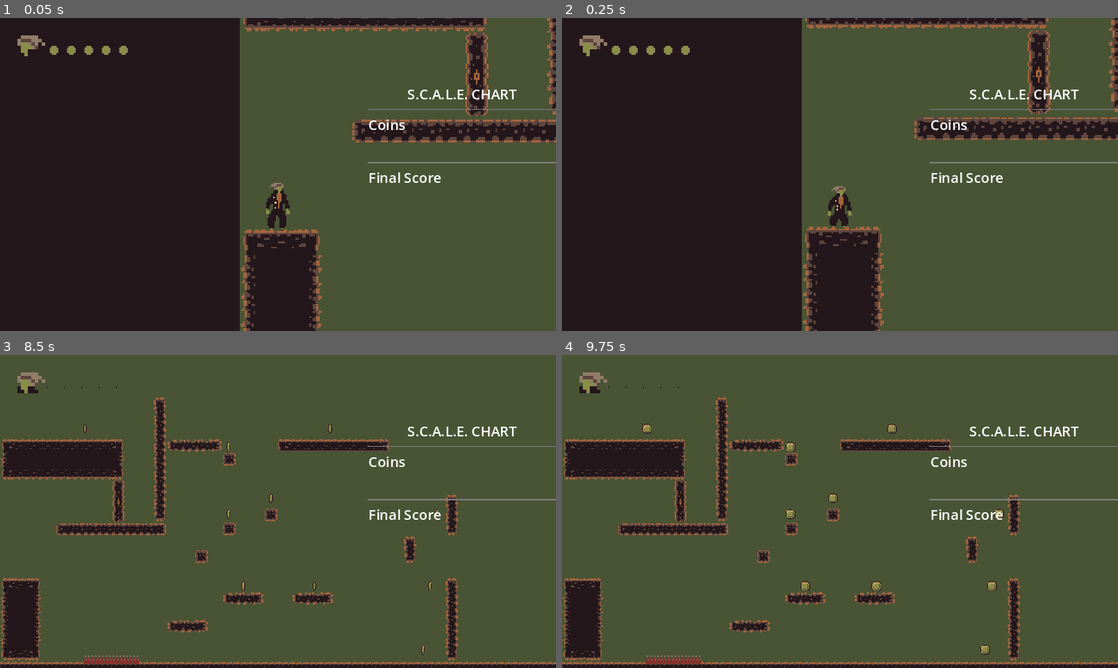
Above: before the commit, frames 1-4 (two rows, left to right).
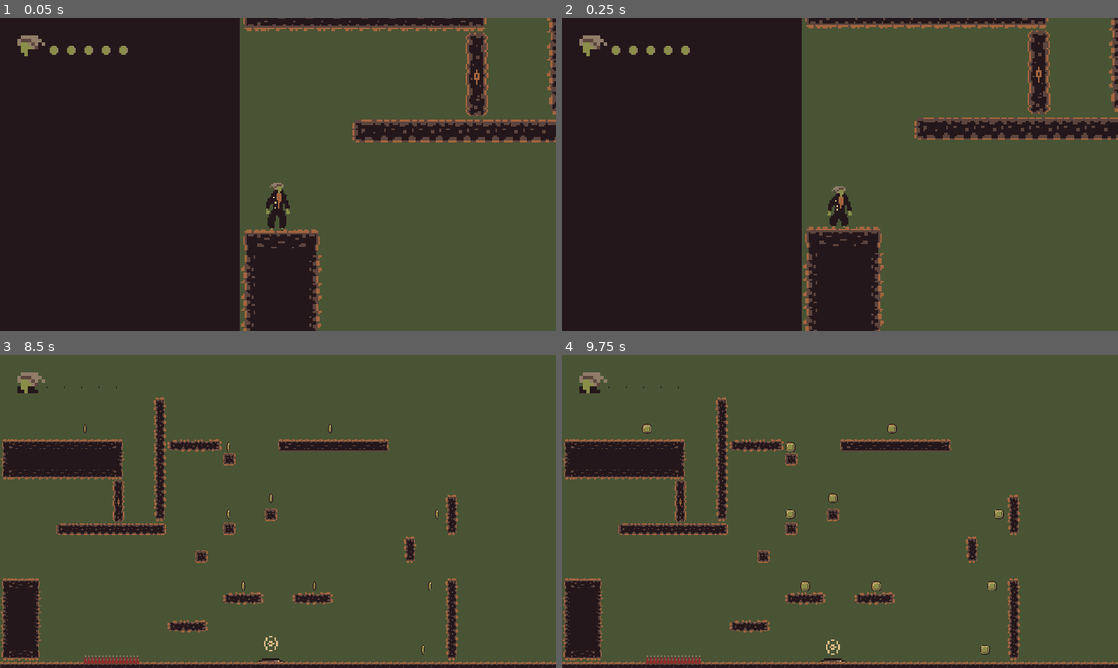
Above: after the commit, the same moments.

Repository: Dagethemage/GameOff2023
Game: Godot game, scene res://Trash/test_level.tscn
Same seed, same stepped clock (60 frames per second), same inputs: the game is played once before the commit and once after it.
Inputs:
- Up to frame 1 (0.05 s): no input
- Up to frame 2 (0.25 s): no input
- Up to frame 3 (8.5 s): tap Enter at 0.5 s; hold D (right) 0.53-2.03 s; tap Space (jump) at 0.77, 1.52, 3.02, 3.77, 4.52, 6.02, 6.77, 7.52 s; hold A (left) 2.03-2.78 s; hold D (right) 2.78-4.28 s; hold A (left) 4.28-5.03 s; hold D (right) 5.03-5.78 s; hold A (left) 5.78-7.28 s; hold D (right) from 7.28 s (still down)
- Up to frame 4 (9.75 s): tap Space (jump) at 9.02 s; release D (right) at 9.53 s; hold A (left) from 9.53 s (still down)

The runs differ from the first frame. In frame 1, 0.7% of the frame differs, in the area x 66-100%, y 22-53%; in frame 2, 0.7%; in frame 3, 0.8%, in the area x 46-100%, y 22-99%; in frame 4, 0.8%.

Commit message:
Global Singleton Changes

Diff:
--- a/GUI/ScoreBoard.tscn
+++ b/GUI/ScoreBoard.tscn
@@ -48,3 +48,5 @@
 
 [node name="VBoxContainer" type="VBoxContainer" parent="VBoxContainer/FinalScoreContainer"]
 layout_mode = 2
+
+[node name="AnimationPlayer" type="AnimationPlayer" parent="."]
--- /dev/null
+++ b/GUI/level_completed.tscn
@@ -0,0 +1,20 @@
+[gd_scene format=3 uid="uid://bsxby8o6rxilk"]
+
+[node name="LevelCompleted" type="CenterContainer"]
+anchors_preset = 15
+anchor_right = 1.0
+anchor_bottom = 1.0
+grow_horizontal = 2
+grow_vertical = 2
+
+[node name="VBoxContainer" type="VBoxContainer" parent="."]
+layout_mode = 2
+
+[node name="Label" type="Label" parent="VBoxContainer"]
+layout_mode = 2
+text = "Level Completed!"
+horizontal_alignment = 1
+vertical_alignment = 1
+
+[node name="HSeparator" type="HSeparator" parent="VBoxContainer"]
+layout_mode = 2
--- a/GUI/ui.gd
+++ b/GUI/ui.gd
@@ -1 +1,11 @@
 extends CanvasLayer
+
+@onready var level_completed = $LevelCompleted
+@onready var score_board = $ScoreBoard
+
+func _ready() -> void:
+	Global.level_completed.connect(on_level_completed)
+
+func on_level_completed():
+	score_board.show()
+	level_completed.show()
--- a/Objects/level_goal.gd
+++ b/Objects/level_goal.gd
@@ -10,3 +10,4 @@
 
 func area_entered(area) -> void:
 	Global.level_completed.emit()
+	print("level completed")
--- a/Objects/level_goal.tscn
+++ b/Objects/level_goal.tscn
@@ -48,13 +48,14 @@
 }]
 
 [sub_resource type="RectangleShape2D" id="RectangleShape2D_tn1o0"]
-size = Vector2(16, 6)
+size = Vector2(32, 6)
 
 [node name="LevelGoal" type="Node2D"]
 script = ExtResource("1_j1vs5")
 
 [node name="AnimatedSprite2D" type="AnimatedSprite2D" parent="."]
-position = Vector2(0, -8)
+position = Vector2(0, -16)
+scale = Vector2(2, 2)
 sprite_frames = SubResource("SpriteFrames_6dafs")
 animation = &"Idle"
 
--- a/Singletons/Global.gd
+++ b/Singletons/Global.gd
@@ -2,17 +2,22 @@
 
 var score: int = 0: set = set_score
 var coins: int = 0: set = set_coins
+var retry: int = 0: set = set_retry
 
 signal score_changed
 signal coins_changed
+signal retry_changed
 
 signal level_completed
 
 func set_score(new_score):
 	score = new_score
-	emit_signal("score_changed")
-
+	score_changed.emit()
 
 func set_coins(new_coins):
 	coins = new_coins
-	emit_signal("coins_changed")
+	coins_changed.emit()
+
+func set_retry(new_retry):
+	retry = new_retry
+	retry_changed.emit()
--- a/Trash/test_level.tscn
+++ b/Trash/test_level.tscn
@@ -1,14 +1,18 @@
-[gd_scene load_steps=7 format=3 uid="uid://bwab0cyhguagj"]
+[gd_scene load_steps=8 format=3 uid="uid://bwab0cyhguagj"]
 
 [ext_resource type="Script" path="res://Trash/test_level.gd" id="1_5hawf"]
 [ext_resource type="PackedScene" uid="uid://dwqs43w46uc2a" path="res://Characters/Player/player.tscn" id="1_euie1"]
 [ext_resource type="PackedScene" uid="uid://d1brr5shwacw5" path="res://Levels/LevelOneTileSet.tscn" id="2_jypo3"]
 [ext_resource type="PackedScene" uid="uid://c8qlbby2jvlf3" path="res://ui.tscn" id="4_2wxd5"]
+[ext_resource type="PackedScene" uid="uid://b4vmg54yu6ats" path="res://Objects/level_goal.tscn" id="4_l1htp"]
 [ext_resource type="PackedScene" uid="uid://cbm0kp37eyl1p" path="res://Objects/coin.tscn" id="5_de53n"]
 [ext_resource type="PackedScene" uid="uid://djtbb53ilxalk" path="res://Objects/spikes.tscn" id="7_0fhvc"]
 
 [node name="TestLevel" type="Node2D"]
 script = ExtResource("1_5hawf")
+
+[node name="LevelGoal" parent="." instance=ExtResource("4_l1htp")]
+position = Vector2(312, 355)
 
 [node name="Player" parent="." instance=ExtResource("1_euie1")]
 position = Vector2(22, 257)
--- a/ui.tscn
+++ b/ui.tscn
@@ -1,12 +1,17 @@
-[gd_scene load_steps=4 format=3 uid="uid://c8qlbby2jvlf3"]
+[gd_scene load_steps=5 format=3 uid="uid://c8qlbby2jvlf3"]
 
 [ext_resource type="PackedScene" uid="uid://deqkhko62odxv" path="res://GUI/ScoreBoard.tscn" id="1_xi7xy"]
 [ext_resource type="Script" path="res://GUI/ui.gd" id="1_ya8w1"]
 [ext_resource type="PackedScene" uid="uid://bfdhkcma8s4us" path="res://GUI/health_points_ui.tscn" id="3_6nx7p"]
+[ext_resource type="PackedScene" uid="uid://bsxby8o6rxilk" path="res://GUI/level_completed.tscn" id="4_tgp7t"]
 
 [node name="UI" type="CanvasLayer"]
 script = ExtResource("1_ya8w1")
 
 [node name="ScoreBoard" parent="." instance=ExtResource("1_xi7xy")]
+visible = false
 
 [node name="HealthPointsUI" parent="." instance=ExtResource("3_6nx7p")]
+
+[node name="LevelCompleted" parent="." instance=ExtResource("4_tgp7t")]
+visible = false
